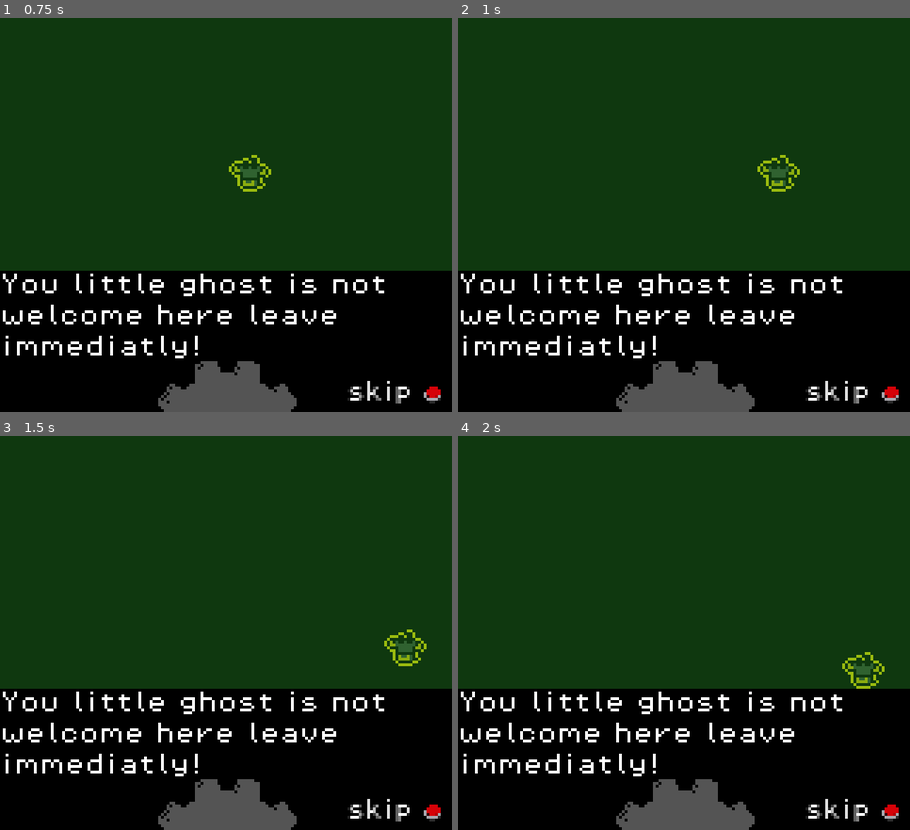
Above: before the commit, frames 1-4 (two rows, left to right).
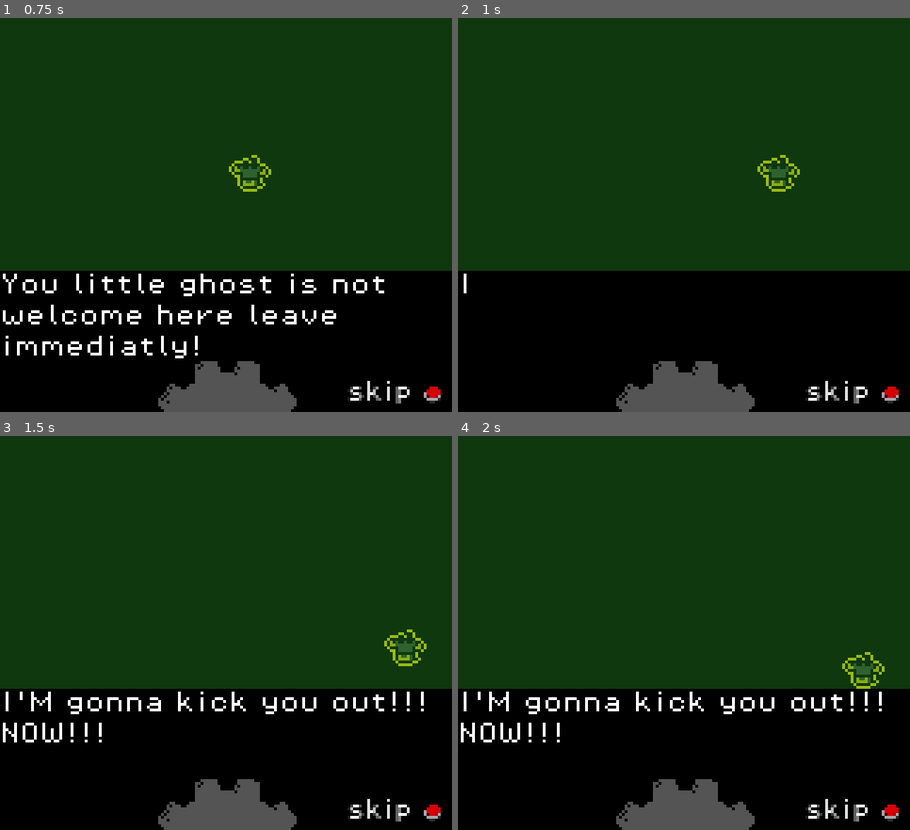
Above: after the commit, the same moments.

Repository: CD-BASH/GBJAM-12
Game: Godot game, scene res://Scenes/Levels/2D_level_greybox.tscn
Two runs of this game, one before a commit and one after it. Both use one fixed random seed, a clock stepped at 60 frames per second and the inputs below.
Inputs (mouse positions are in pixels of both pictures, inside the frame that each line leads up to):
- Up to frame 1 (0.75 s): move the mouse to (325, 187) at 0.52 s; press the mouse at (325, 187) at 0.53 s; hold D (right_dPad) from 0.53 s (still down)
- Up to frame 2 (1 s): keep holding D (right_dPad); right-click (783, 187) at 0.8 s
- Up to frame 3 (1.5 s): move the mouse to (135, 648) at 1.27 s; release D (right_dPad) at 1.28 s; release the mouse at (135, 648) at 1.28 s; hold S (down_dPad) from 1.28 s (still down); right-click (135, 648) at 1.35 s
- Up to frame 4 (2 s): keep holding S (down_dPad); click (593, 648) at 1.55 s

Frame 1 is identical in both runs. In frame 2, 2.4% of the frame differs, in the area x 0-85%, y 64-87%; in frame 3, 2.8%, in the area x 0-94%, y 64-87%; in frame 4, 2.8%.

Commit message:
debugging

Diff:
--- a/Scripts/UI/canvas_dialogue.gd
+++ b/Scripts/UI/canvas_dialogue.gd
@@ -8,6 +8,7 @@
 
 #if its in the animation of typing
 var is_typing = false
+var is_changing_msg = false
 
 #array of different texte message that you want to be
 var text_dialogue = []
@@ -30,17 +31,20 @@
 func _input(event) -> void:
 	if event.is_action_pressed("a_btn") || event.is_action_pressed("b_btn"):
 		if is_typing:
+			is_typing = false
 			letter_timer.stop()
 			#if the message is not complete show the complet message
 			label.text = text_dialogue[0]
-			transition_timer.start()
+			if text_dialogue.size() > 0:
+				transition_timer.start()
 		else:
 			#if the message is complete and there is another message start the next message animation
-			if text_dialogue.size() > 0:
+			if text_dialogue.size() > 1:
 				_on_transition_timer_timeout()
 			else:
 				#if there is no other message go to the scene need to be implemented
 				#type code here
+				print("No more message")
 
 
 
@@ -81,5 +85,6 @@
 			transition_timer.start()
 
 func _on_transition_timer_timeout() -> void:
-	text_dialogue.remove_at(0)
-	show_text(text_dialogue, typing_speed)
+	#if text_dialogue.size() > 0:
+		text_dialogue.remove_at(0)
+		show_text(text_dialogue, typing_speed)
